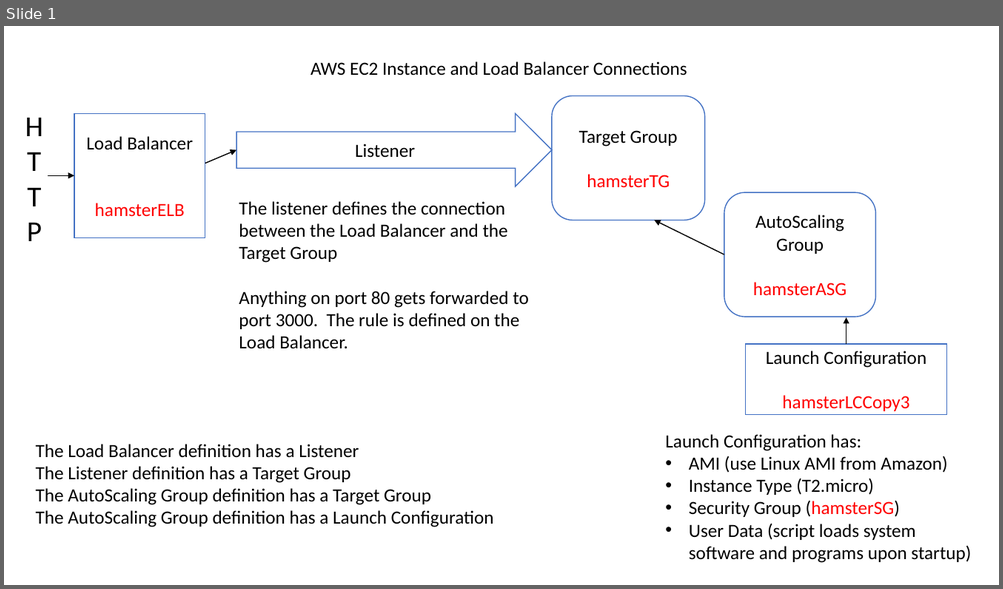
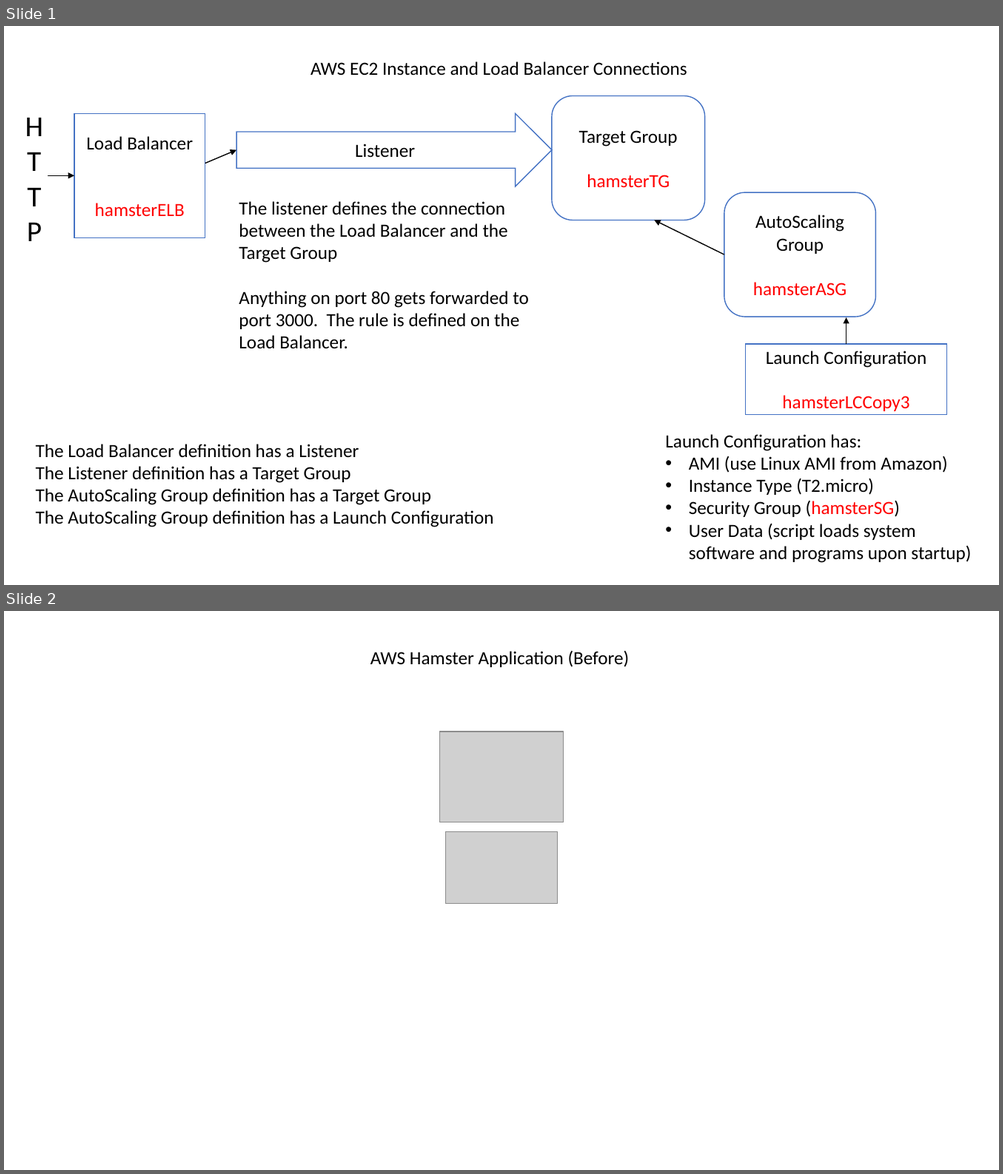
Before and after one commit to JACJava/hbfl-master, a slide deck: AWS EC2 Connections.pptx. Shown one above the other, each under a label of ours: slide 1 before the commit, slides 1 and 2 after it. The pictures are 1003x589 and 1003x1174 pixels, drawn with LibreOffice and Linux fonts; fonts in the diff are those of the drawing; grey boxes stand for pictures. Boxes give left, top, right and bottom in pixels: in the first picture for what was removed or moved away, otherwise in the second. Text is boxed around its words. In the diff, an @@ line names an element or a change of style, - is before the commit and + after.

```diff
--- a/AWS EC2 Connections.pptx
+++ b/AWS EC2 Connections.pptx
@@ slide 2 added at (x1=4, y1=611, x2=999, y2=1170), background #FFFFFF @@
@@ text added at (x1=370, y1=650, x2=629, y2=667), 18 pt, text #000000 @@
+AWS Hamster Application (Before)
@@ picture added at (x1=439, y1=732, x2=563, y2=823) @@
@@ picture added at (x1=445, y1=832, x2=558, y2=903) @@
```
Also in this commit, not shown: 1 other slide added.
